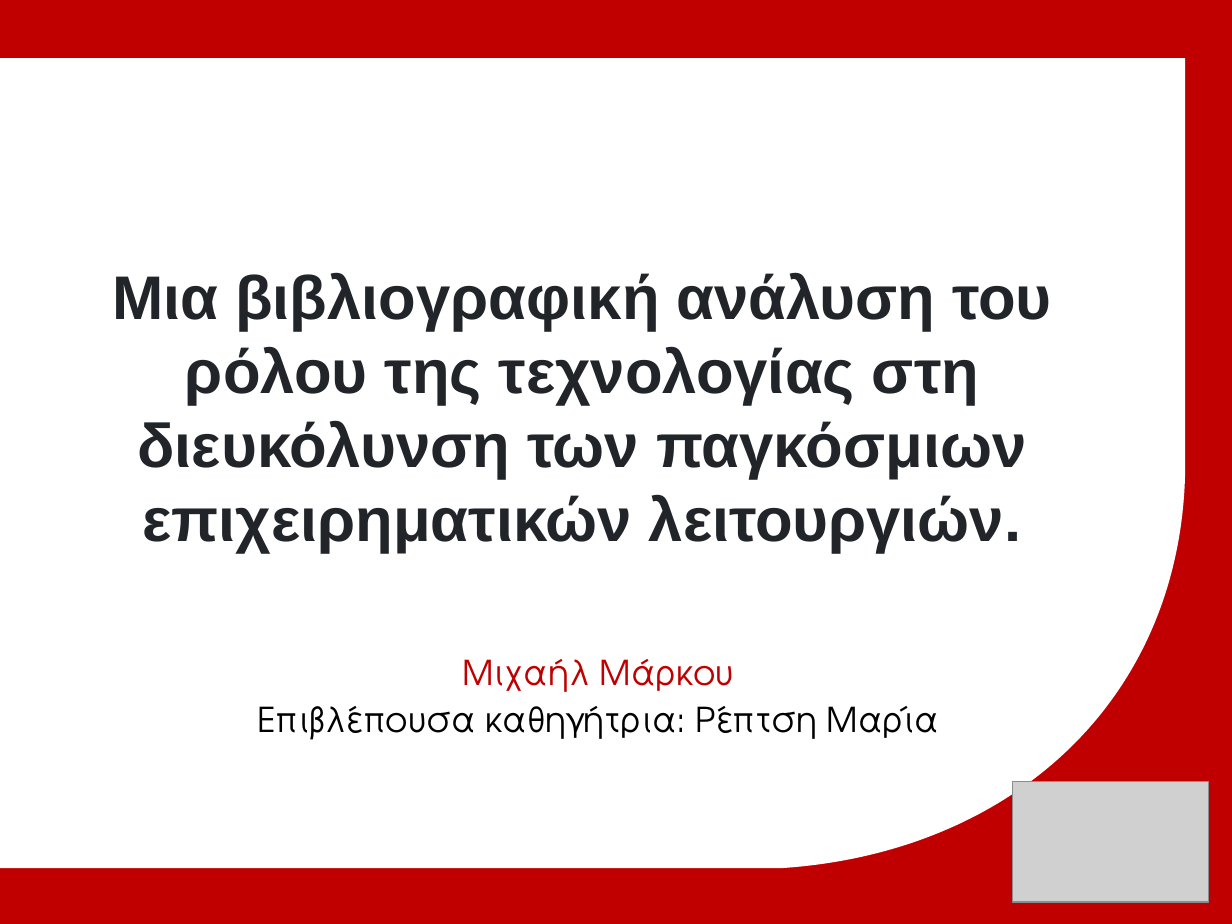
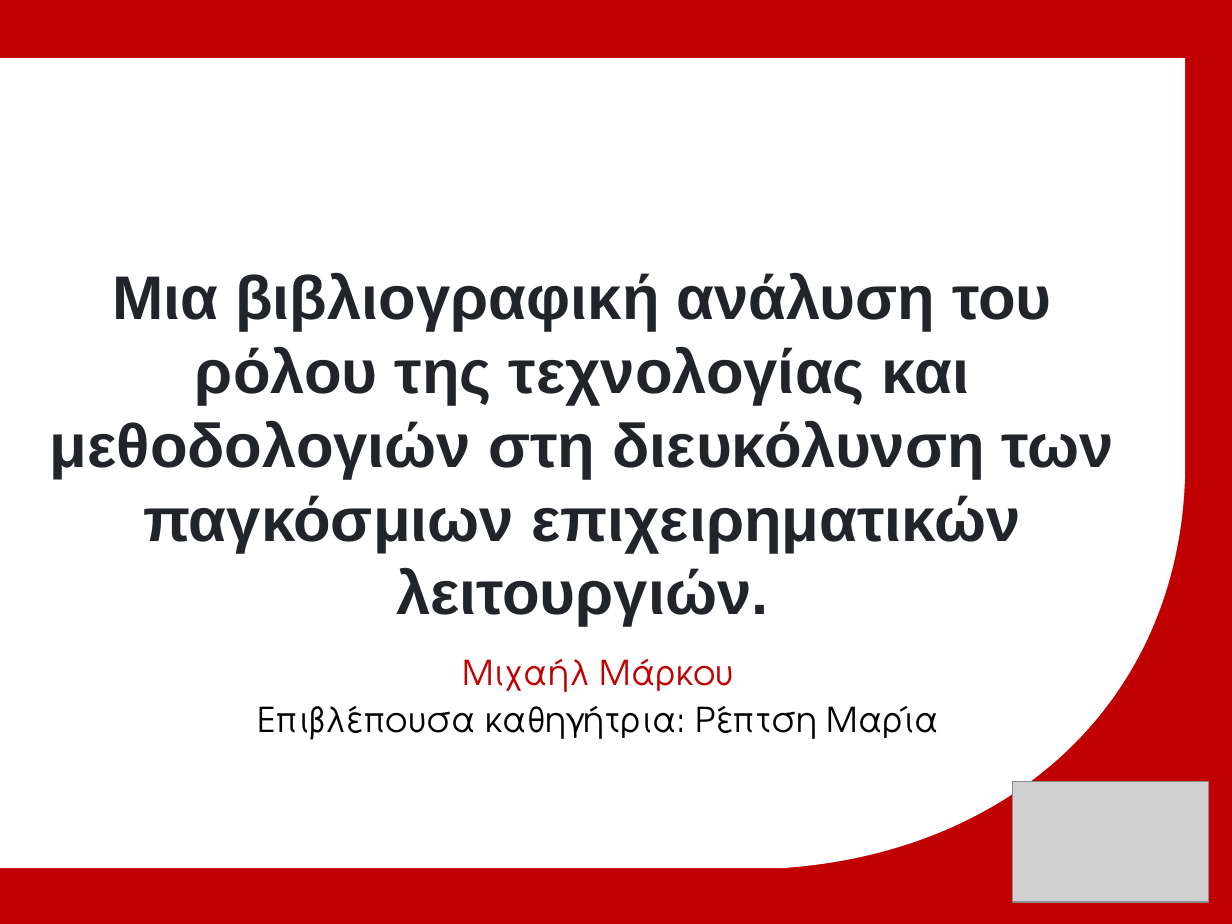
Before and after one commit to michailmarkou1995/MBA, a slide deck: slide 1 of SEKF/Μητροπολιτικό Κολλέγιο_ΣΕΚΦ[Μιχαηλ Μαρκου] IT in Global Business.pptx. Drawn at 1232x924 pixels with LibreOffice and Linux fonts; fonts in the diff are those of the drawing; grey boxes stand for pictures; background and template pictures are left out. Boxes give left, top, right and bottom in pixels: in the first picture for what was removed or moved away, otherwise in the second. Text is boxed around its words. In the diff, an @@ line names an element or a change of style, - is before the commit and + after.

```diff
--- a/SEKF/Μητροπολιτικό Κολλέγιο_ΣΕΚΦ[Μιχαηλ Μαρκου] IT in Global Business.pptx
+++ b/SEKF/Μητροπολιτικό Κολλέγιο_ΣΕΚΦ[Μιχαηλ Μαρκου] IT in Global Business.pptx
@@ text at (50, 272, 1114, 626): text changed @@
-Μια βιβλιογραφική ανάλυση του ρόλου της τεχνολογίας στη διευκόλυνση των παγκόσμιων επιχειρηματικών λειτουργιών.
+Μια βιβλιογραφική ανάλυση του ρόλου της τεχνολογίας και μεθοδολογιών στη διευκόλυνση των παγκόσμιων επιχειρηματικών λειτουργιών.
```
Also in this commit, not shown: 1 other file.
